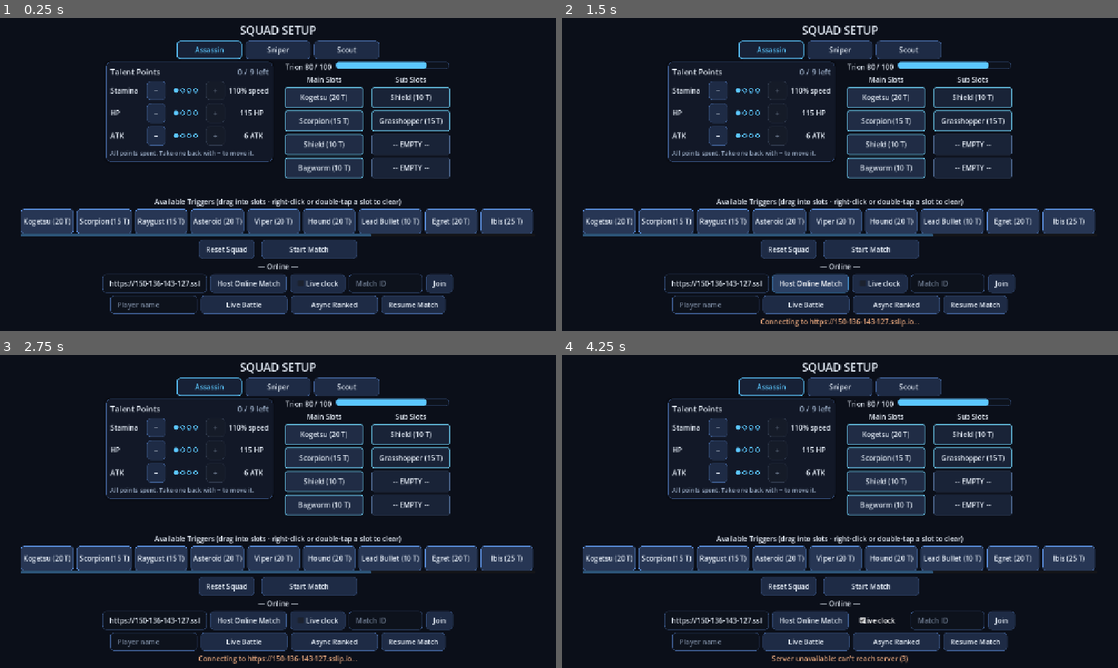
Above: before the commit, frames 1-4 (two rows, left to right).
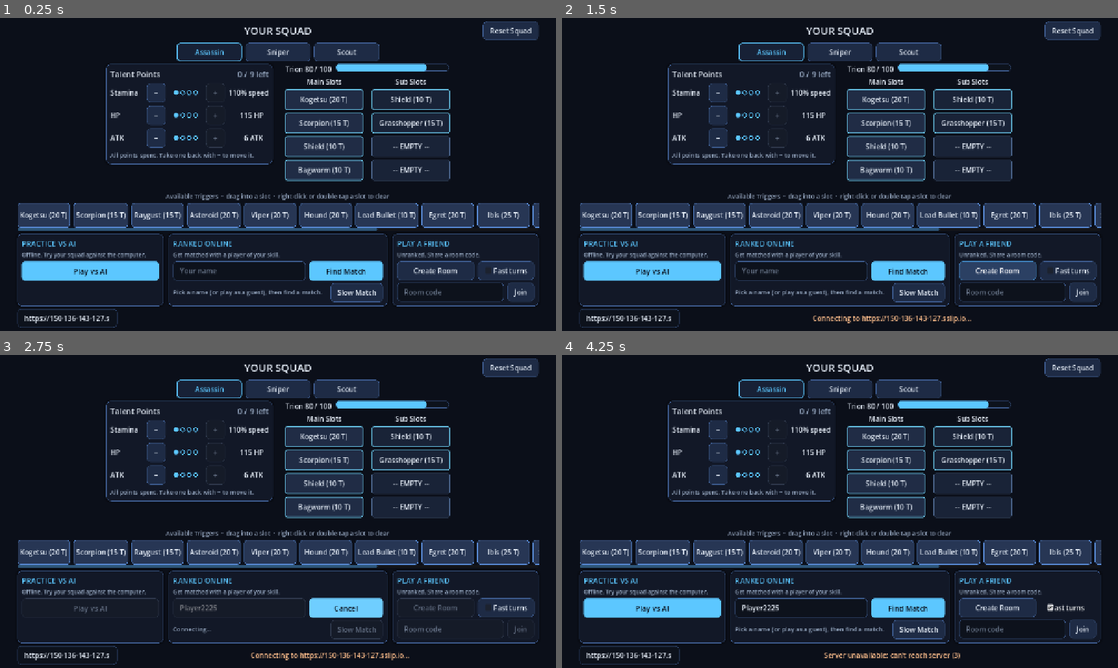
Above: after the commit, the same moments.

Repository: Takiz444/Mobile_World_Trigger_Battle_Sim
Game: Godot game, scene res://ui/hangar/hangar.tscn
The game is run twice, just before and just after one commit, with the same random seed, the same clock (stepped at 60 frames per second) and the same inputs.
Inputs (mouse positions are in pixels of both pictures, inside the frame that each line leads up to):
- Up to frame 1 (0.25 s): no input
- Up to frame 2 (1.5 s): click "Reset Squad" at 0.5 s; click "Host Online Match" (after the commit: "Create Room") at 1.25 s
- Up to frame 3 (2.75 s): click (344, 608) at 2 s, where only the run after the commit has a clickable "Find Match"
- Up to frame 4 (4.25 s): click (906, 608) at 2.75 s, where only the run after the commit has a clickable "Cancel"; click "Live clock" (after the commit: "Fast turns") at 3.5 s

The runs differ from the first frame. In frame 1, 27% of the frame differs, in the area x 3-97%, y 1-99%; in frame 2, 27%; in frame 3, 25%; in frame 4, 26%.

Commit message:
Menu: clear Practice vs AI / Ranked Online / Play a Friend cards
The hangar keeps the squad editor on top and replaces the mixed online
rows with three labelled cards: Play vs AI (offline), Ranked Online (name,
Find Match, Slow Match, search progress, trophies) and Play a Friend
(Create Room / room code + Join). Other play buttons lock while searching,
a banner offers to rejoin a running match, an empty name plays as a guest,
and account deletion and the dev server field move to the footer.

Co-Authored-By: Claude Opus 5.5 <noreply@anthropic.com>

Diff:
--- a/ui/hangar/hangar_ui.gd
+++ b/ui/hangar/hangar_ui.gd
@@ -1,7 +1,12 @@
 class_name HangarUI
 extends Control
-## Pre-match deck-building screen (GDD section 6): configure each unit's
-## 8-slot Trigger Holder (4 Main + 4 Sub) against a Trion budget.
+## The main menu: build your squad (GDD section 6: each unit's 8-slot
+## Trigger Holder, 4 Main + 4 Sub, against a Trion budget, plus talents),
+## then pick how to play:
+##   PRACTICE VS AI   offline, against the built-in AI,
+##   RANKED ONLINE    matchmaking against players of your skill (live or slow),
+##   PLAY A FRIEND    an unranked room shared by code.
+## A banner offers to rejoin an online match that is still running.
 
 var _units: Array[UnitData] = []
 var _current_unit := 0
@@ -28,6 +33,9 @@
 var _resume_btn: Button
 var _delete_btn: Button
 var _delete_armed_at := -1
+var _resume_banner: PanelContainer
+var _resume_label: Label
+var _ranked_info: Label
 const DELETE_CONFIRM_MS := 4000
 
 
@@ -41,6 +49,7 @@
 	add_child(_conn)
 	_build_layout()
 	_load_squad()
+	_check_resumable()
 
 
 func _load_squad() -> void:
@@ -62,18 +71,33 @@
 
 	var vbox := VBoxContainer.new()
 	vbox.set_anchors_preset(Control.PRESET_FULL_RECT)
-	vbox.offset_left = 48
-	vbox.offset_right = -48
-	vbox.offset_top = 10
-	vbox.offset_bottom = -10
+	vbox.offset_left = 40
+	vbox.offset_right = -40
+	vbox.offset_top = 8
+	vbox.offset_bottom = -8
 	vbox.add_theme_constant_override("separation", 6)
 	add_child(vbox)
 
+	# --- 1. Your squad (editing) -------------------------------------------------
+	var title_row := HBoxContainer.new()
+	title_row.add_theme_constant_override("separation", 8)
+	vbox.add_child(title_row)
+	var title_pad := Control.new()
+	title_pad.size_flags_horizontal = Control.SIZE_EXPAND_FILL
+	title_row.add_child(title_pad)
 	var title := Label.new()
-	title.text = "SQUAD SETUP"
-	title.horizontal_alignment = HORIZONTAL_ALIGNMENT_CENTER
-	title.add_theme_font_size_override("font_size", 26)
-	vbox.add_child(title)
+	title.text = "YOUR SQUAD"
+	title.add_theme_font_size_override("font_size", 24)
+	title_row.add_child(title)
+	var title_right := HBoxContainer.new()
+	title_right.size_flags_horizontal = Control.SIZE_EXPAND_FILL
+	title_right.alignment = BoxContainer.ALIGNMENT_END
+	title_row.add_child(title_right)
+	var reset := Button.new()
+	reset.text = "Reset Squad"
+	reset.tooltip_text = "Put every character back to the default loadout and talents"
+	reset.pressed.connect(_on_reset_pressed)
+	title_right.add_child(reset)
 
 	_unit_tabs = HBoxContainer.new()
 	_unit_tabs.alignment = BoxContainer.ALIGNMENT_CENTER
@@ -116,8 +140,10 @@
 	_sub_col = _build_column("Sub Slots", columns)
 
 	var palette_label := Label.new()
-	palette_label.text = "Available Triggers (drag into slots · right-click or double-tap a slot to clear)"
+	palette_label.text = "Available Triggers  ·  drag into a slot  ·  right-click or double-tap a slot to clear"
 	palette_label.horizontal_alignment = HORIZONTAL_ALIGNMENT_CENTER
+	palette_label.add_theme_color_override("font_color", UiTheme.TEXT_DIM)
+	palette_label.add_theme_font_size_override("font_size", 14)
 	vbox.add_child(palette_label)
 
 	var palette_scroll := ScrollContainer.new()
@@ -132,111 +158,227 @@
 	_palette.add_theme_constant_override("separation", 8)
 	palette_scroll.add_child(_palette)
 
-	var bottom := HBoxContainer.new()
-	bottom.alignment = BoxContainer.ALIGNMENT_CENTER
-	bottom.add_theme_constant_override("separation", 16)
-	vbox.add_child(bottom)
-
-	var reset := Button.new()
-	reset.text = "Reset Squad"
-	reset.pressed.connect(_on_reset_pressed)
-	bottom.add_child(reset)
-
+	# --- 2. A running match to get back into (shown only when there is one) ---
+	_resume_banner = PanelContainer.new()
+	_resume_banner.add_theme_stylebox_override("panel",
+		UiTheme.panel_style(Color(0.1, 0.2, 0.14, 0.95), UiTheme.GOOD, 8))
+	_resume_banner.visible = false
+	vbox.add_child(_resume_banner)
+	var resume_row := HBoxContainer.new()
+	resume_row.alignment = BoxContainer.ALIGNMENT_CENTER
+	resume_row.add_theme_constant_override("separation", 16)
+	_resume_banner.add_child(resume_row)
+	_resume_label = Label.new()
+	_resume_label.text = "You have a match in progress."
+	resume_row.add_child(_resume_label)
+	_resume_btn = Button.new()
+	_resume_btn.text = "Rejoin Match"
+	_resume_btn.tooltip_text = "Get back into your online match that is still running"
+	_resume_btn.pressed.connect(_on_resume_pressed)
+	_style_primary(_resume_btn, UiTheme.GOOD)
+	resume_row.add_child(_resume_btn)
+
+	# --- 3. How to play: three clear choices --------------------------------------
+	var cards := HBoxContainer.new()
+	cards.add_theme_constant_override("separation", 12)
+	vbox.add_child(cards)
+
+	# Practice vs the computer.
+	var practice := _play_card(cards, "PRACTICE VS AI", "Offline. Try your squad against the computer.")
 	_start_button = Button.new()
-	_start_button.text = "Start Match"
-	_start_button.custom_minimum_size = Vector2(220, 44)
+	_start_button.text = "Play vs AI"
+	_start_button.tooltip_text = "Start a match against the built-in AI (no account needed)"
+	_start_button.size_flags_horizontal = Control.SIZE_EXPAND_FILL
 	_start_button.pressed.connect(_on_start_pressed)
-	bottom.add_child(_start_button)
-
-	# --- Async multiplayer section ---
-	var mp_label := Label.new()
-	mp_label.text = "— Online —"
-	mp_label.horizontal_alignment = HORIZONTAL_ALIGNMENT_CENTER
-	vbox.add_child(mp_label)
-
-	var mp_row := HBoxContainer.new()
-	mp_row.alignment = BoxContainer.ALIGNMENT_CENTER
-	mp_row.add_theme_constant_override("separation", 8)
-	vbox.add_child(mp_row)
-
-	_server_input = LineEdit.new()
-	_server_input.text = MatchSession.server_url
-	_server_input.placeholder_text = "Server URL"
-	_server_input.custom_minimum_size = Vector2(240, 0)
-	# Store builds always talk to the production server (ServerConfig).
-	_server_input.visible = ServerConfig.allow_custom_server()
-	mp_row.add_child(_server_input)
-
+	_style_primary(_start_button)
+	practice.add_child(_start_button)
+
+	# Ranked matchmaking against other players.
+	var ranked := _play_card(cards, "RANKED ONLINE", "Get matched with a player of your skill.")
+	ranked.get_parent().size_flags_stretch_ratio = 1.5
+	var ranked_row := HBoxContainer.new()
+	ranked_row.add_theme_constant_override("separation", 8)
+	ranked.add_child(ranked_row)
+	_name_input = LineEdit.new()
+	_name_input.placeholder_text = "Your name"
+	_name_input.tooltip_text = "The name other players see"
+	_name_input.max_length = NameRules.PLAYER_NAME_MAX
+	_name_input.custom_minimum_size = Vector2(150, 0)
+	_name_input.size_flags_horizontal = Control.SIZE_EXPAND_FILL
+	var saved := AccountStore.load_for(MatchSession.server_url)
+	_name_input.text = str(saved.get("name", ""))
+	_name_input.text_changed.connect(func(t: String) -> void:
+		if AccountStore.load_for(MatchSession.server_url).is_empty():
+			_refresh_ranked_info({ "name": t.strip_edges() }))
+	ranked_row.add_child(_name_input)
+	# Live Battle is the trophy ladder (short turn clock, both players
+	# online); the async queue plays over hours (long turn timer).
+	_live_btn = Button.new()
+	_live_btn.text = "Find Match"
+	_live_btn.tooltip_text = "Live ranked battle: both players online, %d-second turns, trophies on the line" % Ladder.LIVE_TURN_SEC
+	_live_btn.custom_minimum_size = Vector2(170, 0)
+	_live_btn.pressed.connect(_on_find_ranked.bind("live"))
+	_style_primary(_live_btn)
+	ranked_row.add_child(_live_btn)
+	var ranked_row2 := HBoxContainer.new()
+	ranked_row2.add_theme_constant_override("separation", 8)
+	ranked.add_child(ranked_row2)
+	_ranked_info = Label.new()
+	_ranked_info.size_flags_horizontal = Control.SIZE_EXPAND_FILL
+	_ranked_info.autowrap_mode = TextServer.AUTOWRAP_WORD_SMART
+	_ranked_info.add_theme_font_size_override("font_size", 14)
+	_ranked_info.add_theme_color_override("font_color", UiTheme.TEXT_DIM)
+	ranked_row2.add_child(_ranked_info)
+	_ranked_btn = Button.new()
+	_ranked_btn.text = "Slow Match"
+	_ranked_btn.tooltip_text = "Ranked match played over hours: submit a turn whenever you like"
+	_ranked_btn.pressed.connect(_on_find_ranked.bind("async"))
+	ranked_row2.add_child(_ranked_btn)
+
+	# A private match with a friend, by room code.
+	var friend := _play_card(cards, "PLAY A FRIEND", "Unranked. Share a room code.")
+	var host_row := HBoxContainer.new()
+	host_row.add_theme_constant_override("separation", 8)
+	friend.add_child(host_row)
 	_host_btn = Button.new()
-	_host_btn.text = "Host Online Match"
+	_host_btn.text = "Create Room"
+	_host_btn.tooltip_text = "Start a room and get a code to send your friend"
+	_host_btn.size_flags_horizontal = Control.SIZE_EXPAND_FILL
 	_host_btn.pressed.connect(_on_host_online)
-	mp_row.add_child(_host_btn)
-
+	host_row.add_child(_host_btn)
 	_host_live = CheckBox.new()
-	_host_live.text = "Live clock"
-	_host_live.tooltip_text = "Friendly battle on the live turn clock instead of async turns"
-	mp_row.add_child(_host_live)
-
+	_host_live.text = "Fast turns"
+	_host_live.tooltip_text = "Play on the live turn clock (both online). Off: take your time, turns can wait for hours."
+	host_row.add_child(_host_live)
+	var join_row := HBoxContainer.new()
+	join_row.add_theme_constant_override("separation", 8)
+	friend.add_child(join_row)
 	_join_input = LineEdit.new()
-	_join_input.placeholder_text = "Match ID"
-	_join_input.custom_minimum_size = Vector2(170, 0)
-	mp_row.add_child(_join_input)
-
+	_join_input.placeholder_text = "Room code"
+	_join_input.size_flags_horizontal = Control.SIZE_EXPAND_FILL
+	_join_input.text_submitted.connect(func(_t: String) -> void: _on_join_online())
+	join_row.add_child(_join_input)
 	_join_btn = Button.new()
 	_join_btn.text = "Join"
 	_join_btn.pressed.connect(_on_join_online)
-	mp_row.add_child(_join_btn)
-
-	# Ranked matchmaking: account (remembered per server) + rating-based queue.
-	var ranked_row := HBoxContainer.new()
-	ranked_row.alignment = BoxContainer.ALIGNMENT_CENTER
-	ranked_row.add_theme_constant_override("separation", 8)
-	vbox.add_child(ranked_row)
-
-	_name_input = LineEdit.new()
-	_name_input.placeholder_text = "Player name"
-	_name_input.max_length = 20
-	_name_input.custom_minimum_size = Vector2(200, 0)
-	var saved := AccountStore.load_for(MatchSession.server_url)
-	_name_input.text = str(saved.get("name", ""))
-	ranked_row.add_child(_name_input)
-
-	# Live Battle is the trophy ladder (short turn clock, both players
-	# online); Async Ranked is the correspondence queue (long turn timer).
-	_live_btn = Button.new()
-	_live_btn.text = "Live Battle"
-	_live_btn.custom_minimum_size = Vector2(200, 40)
-	_live_btn.pressed.connect(_on_find_ranked.bind("live"))
-	ranked_row.add_child(_live_btn)
-
-	_ranked_btn = Button.new()
-	_ranked_btn.text = "Async Ranked"
-	_ranked_btn.custom_minimum_size = Vector2(200, 40)
-	_ranked_btn.pressed.connect(_on_find_ranked.bind("async"))
-	ranked_row.add_child(_ranked_btn)
-
-	_resume_btn = Button.new()
-	_resume_btn.text = "Resume Match"
-	_resume_btn.tooltip_text = "Get back into a ranked match that is still running"
-	_resume_btn.pressed.connect(_on_resume_pressed)
-	ranked_row.add_child(_resume_btn)
-
+	join_row.add_child(_join_btn)
+
+	# --- 4. Footer: messages, account, dev server -------------------------------
+	var footer := HBoxContainer.new()
+	footer.add_theme_constant_override("separation", 10)
+	vbox.add_child(footer)
+	_server_input = LineEdit.new()
+	_server_input.text = MatchSession.server_url
+	_server_input.placeholder_text = "Server URL (dev)"
+	_server_input.tooltip_text = "Development builds only: which server to play on"
+	_server_input.custom_minimum_size = Vector2(230, 0)
+	# Store builds always talk to the production server (ServerConfig).
+	_server_input.visible = ServerConfig.allow_custom_server()
+	footer.add_child(_server_input)
+	_net_status = Label.new()
+	_net_status.size_flags_horizontal = Control.SIZE_EXPAND_FILL
+	_net_status.horizontal_alignment = HORIZONTAL_ALIGNMENT_CENTER
+	_net_status.vertical_alignment = VERTICAL_ALIGNMENT_CENTER
+	_net_status.autowrap_mode = TextServer.AUTOWRAP_WORD_SMART
+	_net_status.add_theme_color_override("font_color", Color(1.0, 0.75, 0.55))
+	footer.add_child(_net_status)
 	# Account deletion must be available in-app (App Store 5.1.1(v), Google
 	# Play data-deletion policy). Two taps: the first only arms it.
 	_delete_btn = Button.new()
 	_delete_btn.text = "Delete Account"
+	_delete_btn.flat = true
 	_delete_btn.add_theme_color_override("font_color", UiTheme.DANGER)
+	_delete_btn.add_theme_font_size_override("font_size", 14)
 	_delete_btn.visible = not saved.is_empty()
 	_delete_btn.pressed.connect(_on_delete_account_pressed)
-	ranked_row.add_child(_delete_btn)
+	footer.add_child(_delete_btn)
 
 	for b in find_children("*", "BaseButton", true, false):
 		UiTheme.add_press_feedback(b)
-
-	_net_status = Label.new()
-	_net_status.horizontal_alignment = HORIZONTAL_ALIGNMENT_CENTER
-	_net_status.modulate = Color(1.0, 0.7, 0.5)
-	vbox.add_child(_net_status)
+	_refresh_ranked_info(saved)
+
+
+## A titled card in the play row; returns the box to put its controls in.
+func _play_card(parent: HBoxContainer, heading: String, blurb: String) -> VBoxContainer:
+	var card := PanelContainer.new()
+	card.size_flags_horizontal = Control.SIZE_EXPAND_FILL
+	parent.add_child(card)
+	var box := VBoxContainer.new()
+	box.add_theme_constant_override("separation", 6)
+	card.add_child(box)
+	var head := Label.new()
+	head.text = heading
+	head.add_theme_font_size_override("font_size", 17)
+	head.add_theme_color_override("font_color", UiTheme.ACCENT)
+	box.add_child(head)
+	var sub := Label.new()
+	sub.text = blurb
+	sub.add_theme_font_size_override("font_size", 13)
+	sub.add_theme_color_override("font_color", UiTheme.TEXT_DIM)
+	box.add_child(sub)
+	return box
+
+
+## The main call to action: a filled accent button.
+func _style_primary(b: Button, color: Color = UiTheme.ACCENT) -> void:
+	var dark := Color(0.03, 0.06, 0.1)
+	for state in ["normal", "hover", "pressed", "focus"]:
+		var sb := StyleBoxFlat.new()
+		sb.bg_color = color.lightened(0.12) if state == "hover" else (color.darkened(0.15) if state == "pressed" else color)
+		sb.set_corner_radius_all(8)
+		sb.content_margin_left = 16
+		sb.content_margin_right = 16
+		sb.content_margin_top = 10
+		sb.content_margin_bottom = 10
+		if state == "focus":
+			sb.draw_center = false
+			sb.border_color = Color.WHITE
+			sb.set_border_width_all(2)
+		b.add_theme_stylebox_override(state, sb)
+	for c in ["font_color", "font_hover_color", "font_pressed_color", "font_focus_color"]:
+		b.add_theme_color_override(c, dark)
+	b.add_theme_font_size_override("font_size", 17)
+
+
+## Who you'll play as on this server, under the Find Match button.
+func _refresh_ranked_info(account: Dictionary) -> void:
+	if _searching:
+		return
+	if account.is_empty() or str(account.get("name", "")) == "":
+		_ranked_info.text = "Pick a name (or play as a guest), then find a match."
+	elif account.has("trophies"):
+		_ranked_info.text = "%s  ·  %d trophies  ·  %s" % [account["name"], int(account["trophies"]),
+			str(account.get("arena", Ladder.arena_name(int(account.get("best_trophies", account["trophies"])))))]
+	else:
+		_ranked_info.text = "Playing as %s" % account["name"]
+
+
+## While a search runs, other ways to start a match are locked.
+func _set_play_locked(locked: bool, searching_button: Button) -> void:
+	for b in [_start_button, _host_btn, _join_btn, _live_btn, _ranked_btn, _resume_btn]:
+		if b != searching_button:
+			(b as Button).disabled = locked
+	_name_input.editable = not locked
+	_join_input.editable = not locked
+
+
+## Shows the "match in progress" banner when this account has one running
+## (checked quietly in the background when the screen opens).
+func _check_resumable() -> void:
+	var url := ServerConfig.default_url() if not ServerConfig.allow_custom_server() else MatchSession.server_url
+	if url == "" or AccountStore.load_for(url).is_empty():
+		return
+	if _conn.server_url != url or not _conn.is_online():
+		await _conn.connect_to(url)
+	if not is_inside_tree() or not _conn.is_online():
+		return
+	var matches := await _conn.resumable_matches()
+	if not is_inside_tree() or matches.is_empty():
+		return
+	var live := matches.any(func(m: Dictionary) -> bool: return str(m.get("mode", "")) == "live")
+	_resume_label.text = "Your live match is still running — get back in before the clock runs out!" if live \
+		else "You have %d ranked match%s in progress." % [matches.size(), "" if matches.size() == 1 else "es"]
+	_resume_banner.visible = true
 
 
 func _build_column(title_text: String, parent: HBoxContainer) -> VBoxContainer:
@@ -550,28 +692,29 @@
 	var mode := "live" if _host_live.button_pressed else "async"
 	var res := await _conn.backend.create_match(PlanCodec.encode_squad(MatchSession.squad), mode)
 	if not res.get("success", false):
-		_net_status.text = "Host failed: %s" % str(res.get("error", "?"))
+		_net_status.text = "Couldn't create a room: %s" % str(res.get("error", "?"))
 		return
 	MatchSession.live = mode == "live"
 	MatchSession.live_url = _conn.live_url
 	MatchSession.match_id = str(res["body"].get("match_id", ""))
 	MatchSession.team = 0
 	MatchSession.token = str(res["body"].get("token", ""))
-	_net_status.text = "Match created: %s" % MatchSession.match_id
+	_net_status.text = "Room %s created: send this code to your friend." % MatchSession.match_id
 	_start_match_scene()
 
 
 func _on_join_online() -> void:
 	var id := _join_input.text.strip_edges()
 	if id == "":
-		_net_status.text = "Enter a match ID to join."
+		_net_status.text = "Enter the room code your friend sent you."
+		_join_input.grab_focus()
 		return
 	if not await _connect_server():
 		return
 	_prepare_online_squad()
 	var res := await _conn.backend.join_match(id, PlanCodec.encode_squad(MatchSession.squad))
 	if not res.get("success", false):
-		_net_status.text = "Join failed: %s" % str(res.get("error", "?"))
+		_net_status.text = "Couldn't join room %s: %s" % [id, str(res.get("error", "?"))]
 		return
 	MatchSession.match_id = id
 	MatchSession.team = 1
@@ -579,56 +722,68 @@
 	# The host decides whether a friendly battle runs on the live clock.
 	MatchSession.live = str(res["body"].get("mode", "async")) == "live"
 	MatchSession.live_url = _conn.live_url
-	_net_status.text = "Joined match %s" % id
+	_net_status.text = "Joined room %s" % id
 	_start_match_scene()
 
 
-## Ranked matchmaking in `mode` ("live" ladder or "async"): connects,
-## ensures an account, and waits for an opponent. Pressing the button again
-## cancels the search.
+## Ranked matchmaking in `mode` ("live" or "async"): connects, ensures an
+## account, and waits for an opponent. Pressing the button again cancels.
 func _on_find_ranked(mode: String) -> void:
 	if _searching:
 		if mode == _search_mode:
 			_searching = false
 		return
+	# No name yet: play as a guest name (it can be any name next time).
+	if _name_input.text.strip_edges() == "" and AccountStore.load_for(MatchSession.server_url).is_empty():
+		_name_input.text = "Player%04d" % (randi() % 10000)
 	_search_mode = mode
-	if not await _connect_server():
-		return
-	var account := await _conn.ensure_account(_name_input.text.strip_edges())
-	if account.is_empty():
-		_net_status.text = _conn.last_error
-		return
-	_prepare_online_squad()
-	_delete_btn.visible = true
-
 	var button := _live_btn if mode == "live" else _ranked_btn
 	var idle_text := button.text
 	_searching = true
-	button.text = "Cancel Search"
-	var who := "%s · %d trophies · %s" % [
-		account.get("name", ""), int(account.get("trophies", 0)), str(account.get("arena", ""))]
-	_net_status.text = "Searching for an opponent…  (%s)" % who
-	var ticket := await _conn.find_match(PlanCodec.encode_squad(MatchSession.squad), mode,
-		func() -> bool: return _searching,
-		func(t: Dictionary) -> void:
-			if is_inside_tree() and _searching:
-				_net_status.text = search_status_text(t, who))
+	_set_play_locked(true, button)
+	button.text = "Cancel"
+	_ranked_info.text = "Connecting…"
+	_net_status.text = ""
+	var ticket := await _search(mode)
 	_searching = false
+	if not is_inside_tree():
+		return
 	button.text = idle_text
+	_set_play_locked(false, null)
+	_refresh_ranked_info(_conn.account)
 	if ticket.is_empty():
 		_net_status.text = _conn.last_error
 		return
-	MatchSession.live = mode == "live"
+	MatchSession.live = str(ticket.get("mode", mode)) == "live"
 	MatchSession.live_url = str(ticket.get("live_url", ""))
 	MatchSession.match_id = str(ticket["match_id"])
 	MatchSession.team = int(ticket["team"])
 	MatchSession.token = str(ticket["token"])
-	_net_status.text = "Opponent found — ranked match %s" % MatchSession.match_id
+	_ranked_info.text = "Opponent found!  Starting the battle…"
 	_start_match_scene()
 
 
+## Connects, makes sure there's an account, and runs the search. The
+## matched ticket, or {} (_conn.last_error says why).
+func _search(mode: String) -> Dictionary:
+	if not await _connect_server():
+		_conn.last_error = _net_status.text
+		return {}
+	var account := await _conn.ensure_account(_name_input.text.strip_edges())
+	if account.is_empty() or not _searching:
+		return {}
+	_prepare_online_squad()
+	_delete_btn.visible = true
+	_name_input.text = str(account.get("name", _name_input.text))
+	return await _conn.find_match(PlanCodec.encode_squad(MatchSession.squad), mode,
+		func() -> bool: return _searching,
+		func(t: Dictionary) -> void:
+			if is_inside_tree() and _searching:
+				_ranked_info.text = search_status_text(t))
+
+
 ## The status line for a matchmaking ticket view (GameConnection.find_match).
-static func search_status_text(t: Dictionary, who: String) -> String:
+static func search_status_text(t: Dictionary) -> String:
 	match str(t.get("status", "")):
 		"found":
 			return "Opponent found!  Getting ready…"
@@ -636,16 +791,16 @@
 			return "Opponent found!  Starting the battle…"
 		"expired":
 			return "Reconnecting to the queue…"
-	var text := "Searching for an opponent…  %s" % _clock(float(t.get("wait_sec", 0.0)))
+	var text := "Searching…  %s" % _clock(float(t.get("wait_sec", 0.0)))
 	var others := int(t.get("searching", 1)) - 1
 	if others > 0:
-		text += "  ·  %d other player%s searching" % [others, "" if others == 1 else "s"]
+		text += "  ·  %d other%s searching" % [others, "" if others == 1 else "s"]
 	else:
-		text += "  ·  no one else is searching yet"
+		text += "  ·  waiting for another player"
 	var usual := float(t.get("estimated_wait", -1.0))
 	if usual >= 0.0:
 		text += "  ·  usual wait %s" % _clock(usual)
-	return text + "\n(%s)" % who
+	return text
 
 
 static func _clock(sec: float) -> String:
@@ -707,5 +862,7 @@
 		_net_status.text = "Account deleted."
 		_delete_btn.visible = false
 		_name_input.text = ""
+		_resume_banner.visible = false
+		_refresh_ranked_info({})
 	else:
 		_net_status.text = "Could not delete the account: %s" % _conn.last_error
